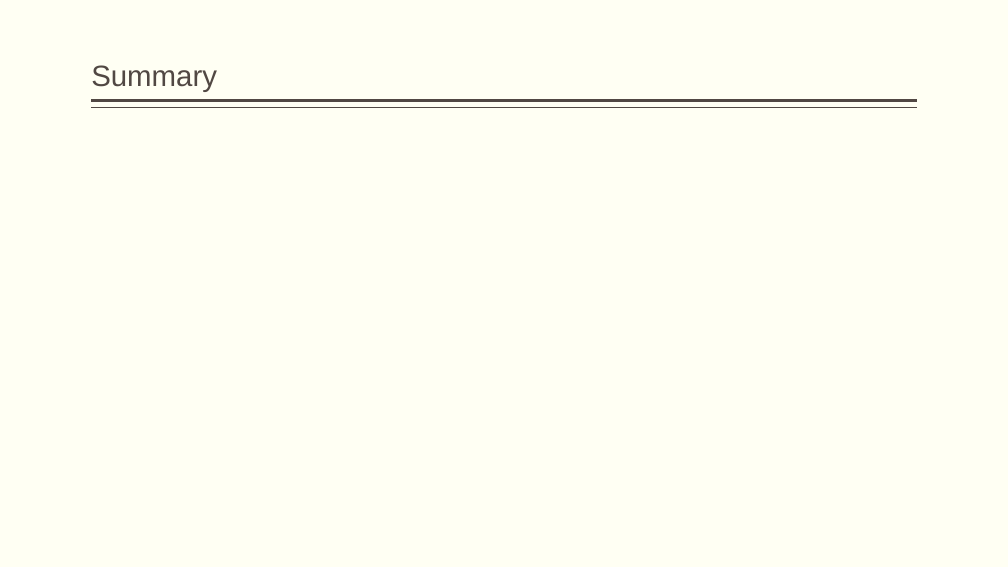
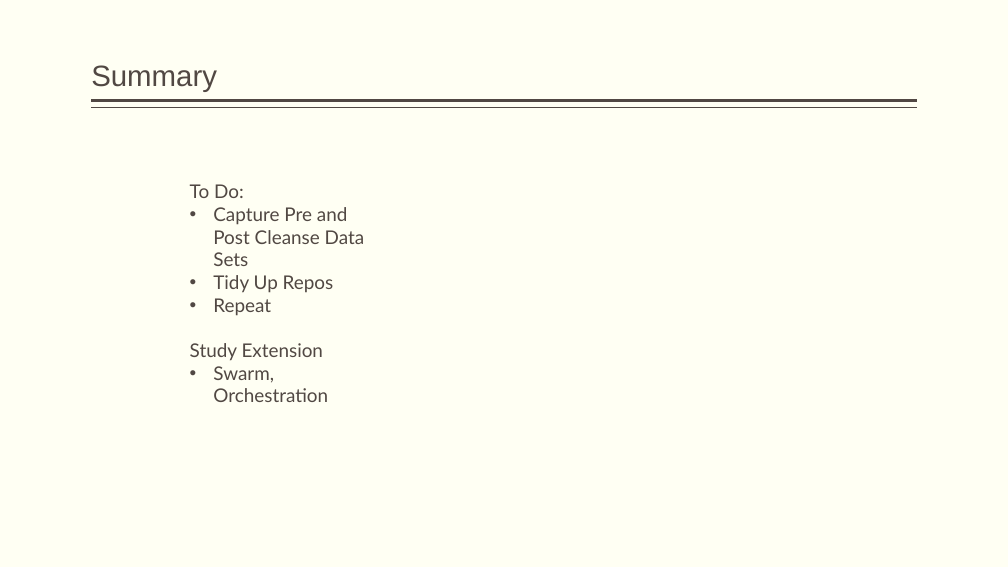
Before and after one commit to as-az01/QA-ProductDevDM05, a slide deck: slide 10 of LibrarySystemValidation.pptx. Drawn at 1008x567 pixels with LibreOffice and Linux fonts; fonts in the diff are those of the drawing. Boxes give left, top, right and bottom in pixels: in the first picture for what was removed or moved away, otherwise in the second. Text is boxed around its words. In the diff, an @@ line names an element or a change of style, - is before the commit and + after.

Commit message:
Day 4 AM3

```diff
--- a/LibrarySystemValidation.pptx
+++ b/LibrarySystemValidation.pptx
@@ text added at bbox=[190, 184, 365, 402], 18 pt, text #514843 @@
+To Do:
+• Capture Pre and Post Cleanse Data Sets
+• Tidy Up Repos
+• Repeat
+Study Extension
+• Swarm, Orchestration
```
Also in this commit, not shown: 4 other slides changed.
